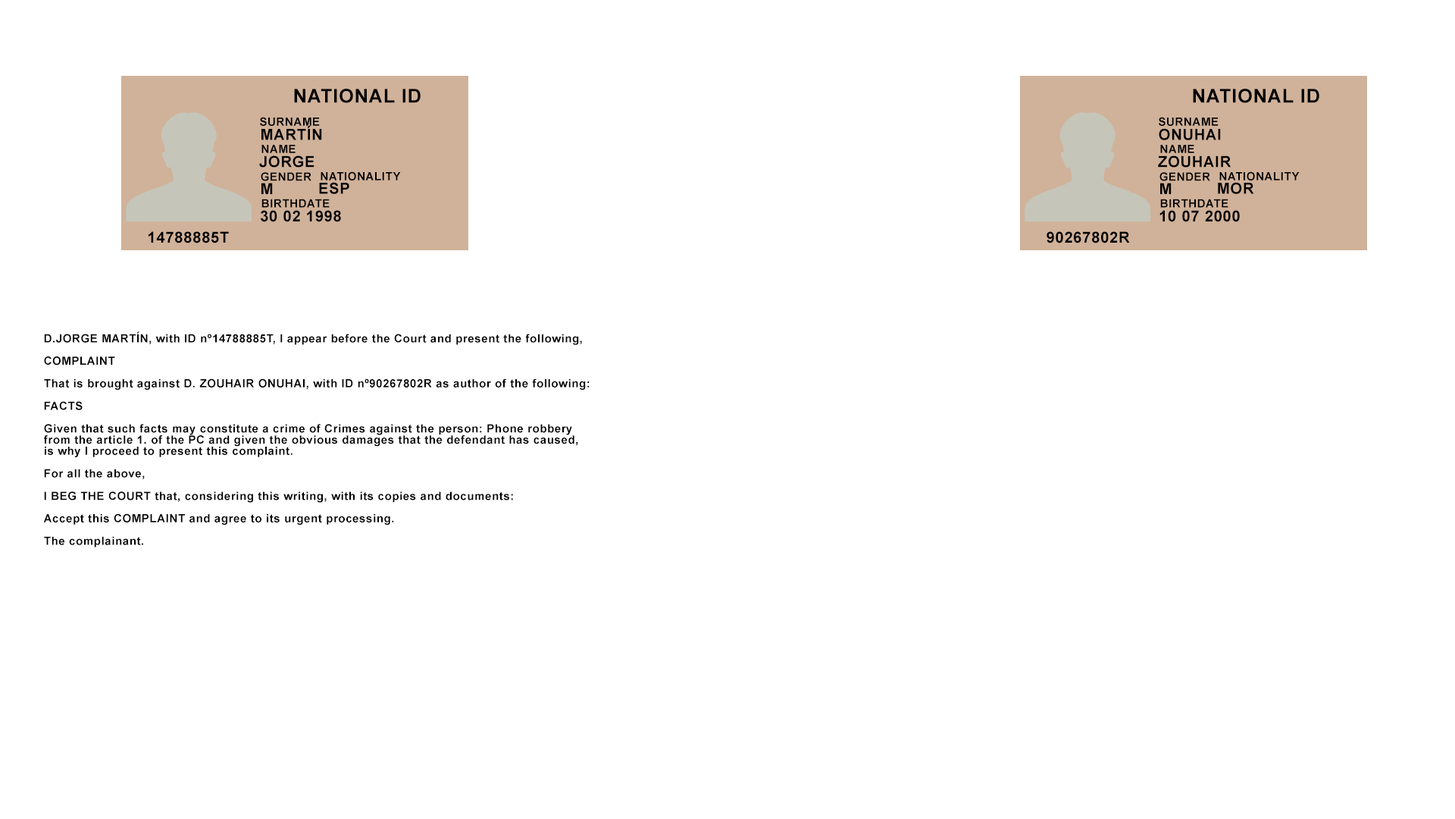
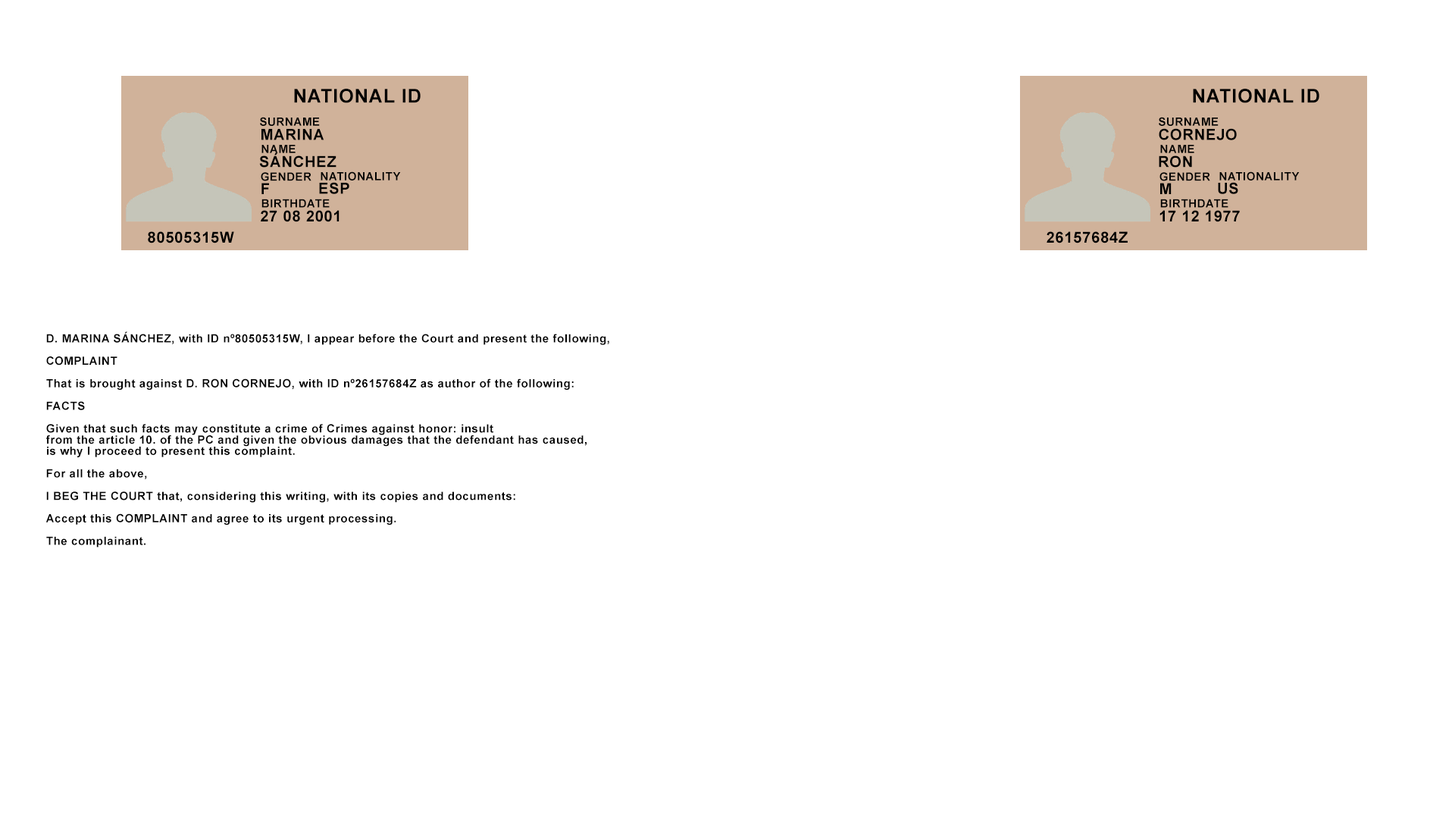
Layered file, before and after one edit (1455x819). Changes by layer:
renamed "D.JORGE MARTÍN, with ID nº14788885T, I appear before the Court" to "D. MARINA SÁNCHEZ, with ID nº80505315W, I appear before the Cou", painted on it over [43, 331, 610, 548]
renamed "14788885T" to "80505315W", painted on it over [147, 231, 235, 244]
renamed "30 02 1998" to "27 08 2001", painted on it over [260, 209, 342, 223]
renamed "M" to "F", painted on it over [261, 182, 273, 195]
renamed "JORGE" to "SÁNCHEZ", painted on it over [259, 152, 337, 168]
renamed "MARTÍN" to "MARINA", painted on it over [297, 125, 325, 141]
renamed "90267802R" to "26157684Z", painted on it over [1046, 231, 1131, 244]
renamed "10 07 2000" to "17 12 1977", painted on it over [1168, 209, 1241, 223]
renamed "MOR" to "US", painted on it over [1218, 181, 1255, 195]
renamed "ZOUHAIR" to "RON", painted on it over [1158, 155, 1232, 168]
renamed "ONUHAI" to "CORNEJO", painted on it over [1159, 128, 1238, 141]
